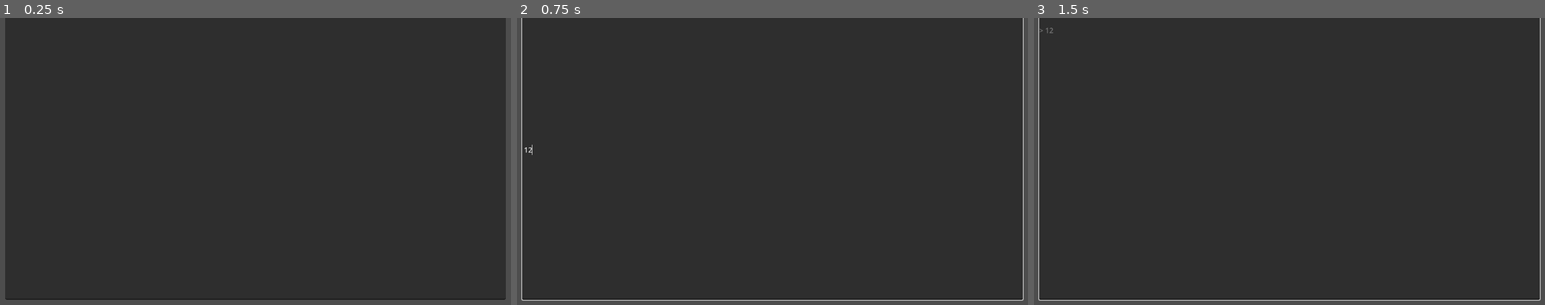
Above: before the commit, frames 1-3 (left to right).
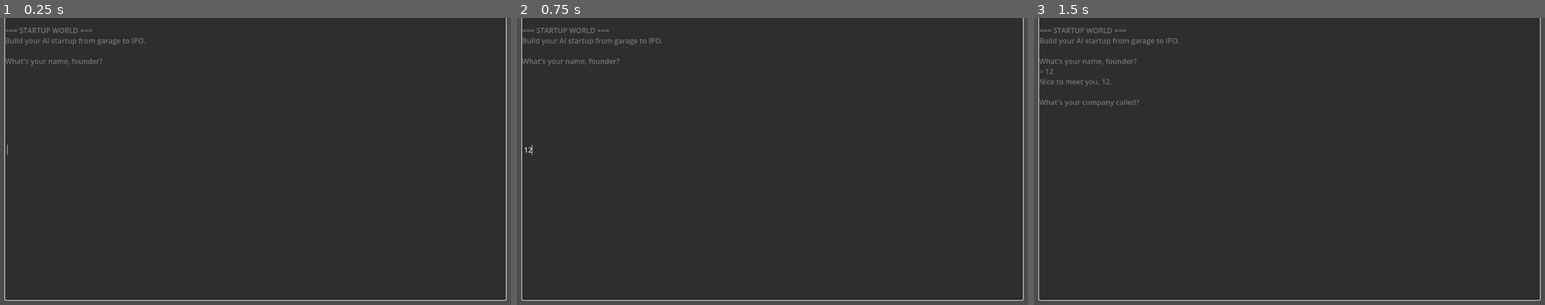
Above: after the commit, the same moments.

Repository: jmslerner/StartUpWorld
Game: Godot game, scene res://scenes/main.tscn
The game is run twice, just before and just after one commit, with the same random seed, the same clock (stepped at 60 frames per second) and the same inputs.
Inputs (mouse positions are in pixels of both pictures, inside the frame that each line leads up to):
- Up to frame 1 (0.25 s): no input
- Up to frame 2 (0.75 s): click (772, 150) at 0.52 s; type "12" at 0.6 s
- Up to frame 3 (1.5 s): tap Enter at 1.25 s

The runs differ from the first frame. In frame 1, 1.3% of the frame differs, in the area x 0-100%, y 0-99%; in frame 2, 0.5%; in frame 3, 0.7%.
Error before the commit: Parse Error: Cannot infer the type of "progress" variable because the value doesn't have a set type. (res://scripts/SimEngine.gd:191)

Commit message:
feat: Add type annotations for command handling and financial calculations

Diff:
--- a/scripts/CommandRouter.gd
+++ b/scripts/CommandRouter.gd
@@ -20,7 +20,7 @@
 	var tokens := _tokenize(input)
 	if tokens.is_empty():
 		return
-	var command := tokens[0]
+	var command: String = tokens[0]
 	match command:
 		"help":
 			_emit(_help_text())
@@ -144,8 +144,8 @@
 	if tokens.size() < 3:
 		_emit("Usage: raise seed 500k")
 		return
-	var round_name := tokens[1]
-	var amount := _parse_amount(tokens[2])
+	var round_name: String = tokens[1]
+	var amount: float = _parse_amount(tokens[2])
 	_emit(SimEngine.raise_round(round_name, amount))
 
 func _handle_borrow(tokens: Array) -> void:
--- a/scripts/SimEngine.gd
+++ b/scripts/SimEngine.gd
@@ -188,8 +188,8 @@
 	if not _consume_action():
 		return "No action points left this week."
 	GameState.features_shipped.append(feature.to_lower())
-	var progress := (12.0 + GameState.team["engineer"] * 2.0) * GameState.upgrade_feature_progress_mult
-	var debt := 2.5 * max(0.1, GameState.upgrade_feature_debt_mult)
+	var progress: float = (12.0 + GameState.team["engineer"] * 2.0) * GameState.upgrade_feature_progress_mult
+	var debt: float = 2.5 * max(0.1, GameState.upgrade_feature_debt_mult)
 	GameState.product_progress = clamp(GameState.product_progress + progress, 0.0, 100.0)
 	GameState.tech_debt = clamp(GameState.tech_debt + debt, 0.0, 100.0)
 	GameState.churn = clamp(GameState.churn - 0.01, 0.01, 0.2)
@@ -356,7 +356,7 @@
 	GameState.tech_debt = clamp(GameState.tech_debt + 0.5, 0.0, 100.0)
 	GameState.churn = clamp(GameState.churn + GameState.tech_debt * 0.002 - GameState.product_progress * 0.0005 - GameState.brand * 0.002, 0.01, 0.2)
 	GameState.cac = clamp(GameState.cac_base - GameState.brand * 40.0 - GameState.team["gtm"] * 5.0 + GameState.risk * 10.0, 30.0, 200.0)
-	var arpu := GameState.mrr / max(1, GameState.users)
+	var arpu: float = GameState.mrr / max(1, GameState.users)
 	GameState.ltv = arpu / max(0.01, GameState.churn)
 	# Passive risk decay from upgrades
 	if GameState.upgrade_risk_decay > 0.0:
